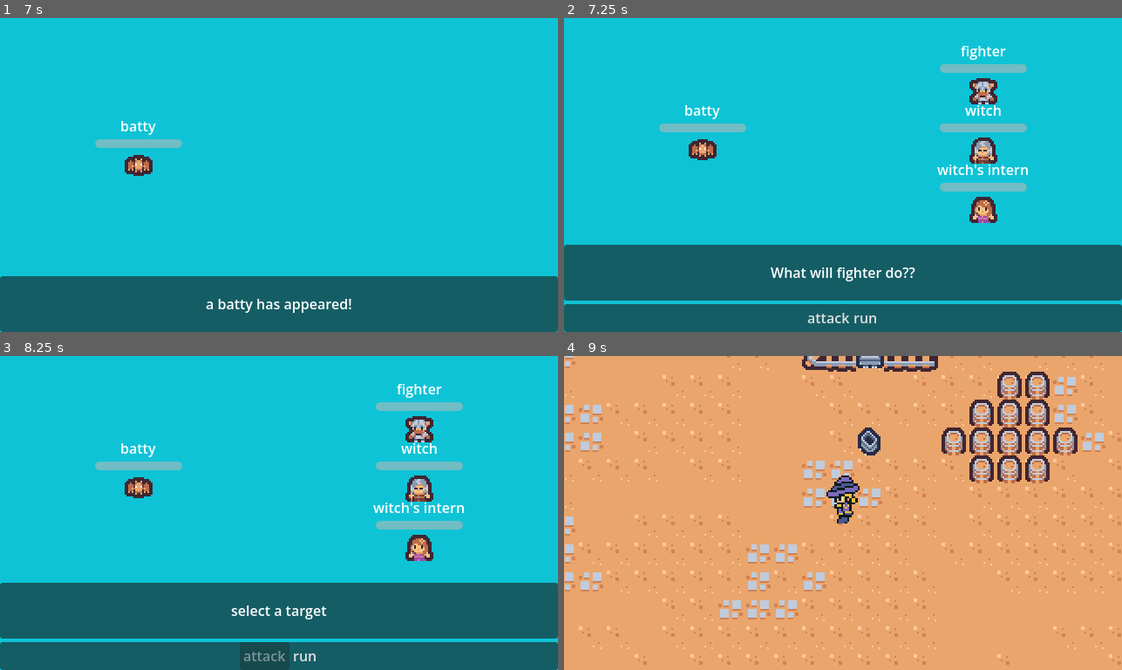
Above: before the commit, frames 1-4 (two rows, left to right).
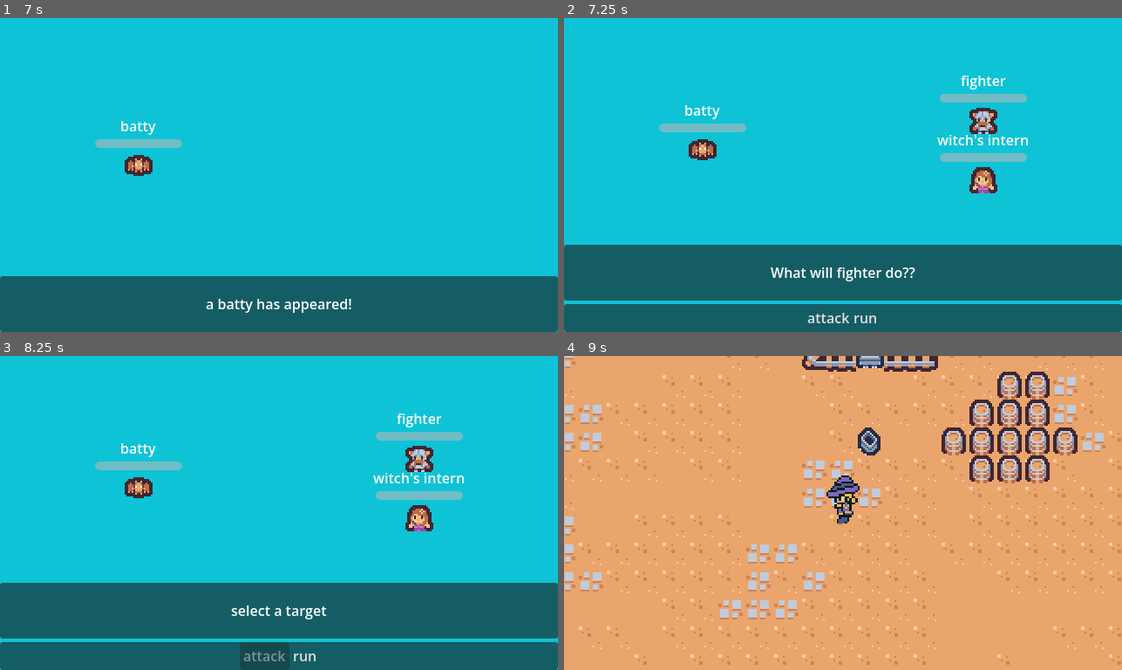
Above: after the commit, the same moments.

Repository: naturalstupidity0246/rpg-test
Game: Godot game, scene res://scenes/world.tscn
Two runs of this game, one before a commit and one after it. Both use one fixed random seed, a clock stepped at 60 frames per second and the inputs below.
Inputs (mouse positions are in pixels of both pictures, inside the frame that each line leads up to):
- Up to frame 1 (7 s): tap Enter at 0.5, 6.5 s; hold D (move_right) 0.53-1.28 s; hold S (move_down) 1.28-2.03 s; hold D (move_right) 2.03-2.78 s; hold W (move_up) 2.78-3.53 s; hold A (move_left) 3.53-5 s; click (139, 146) at 5 s; tap Space at 5.75 s; hold S (move_down) 5.78-6.53 s; hold D (move_right) from 6.53 s (still down)
- Up to frame 2 (7.25 s): keep holding D (move_right)
- Up to frame 3 (8.25 s): release D (move_right) at 7.28 s; hold W (move_up) 7.28-8 s; click "attack" at 8 s
- Up to frame 4 (9 s): click "run" at 8.75 s

Frame 1 is identical in both runs. In frame 2, 4.1% of the frame differs, in the area x 66-84%, y 8-66%; in frame 3, 4.1%; in frame 4, nothing differs.

Commit message:
we added classes

Diff:
--- a/ally/fighter.tres
+++ b/ally/fighter.tres
@@ -1,6 +1,6 @@
 [gd_resource type="Resource" script_class="partyData" format=3 uid="uid://dr8s7yvn25ywk"]
 
-[ext_resource type="Script" uid="uid://dpvh833wgt0do" path="res://scripts/party_data.gd" id="1_i587e"]
+[ext_resource type="Script" uid="uid://dpvh833wgt0do" path="res://ally/party_data.gd" id="1_i587e"]
 [ext_resource type="Texture2D" uid="uid://o37wxtu1knum" path="res://tilemap_packed.png" id="2_ww287"]
 
 [sub_resource type="AtlasTexture" id="AtlasTexture_nvywi"]
--- /dev/null
+++ b/ally/healer.gd
@@ -0,0 +1,4 @@
+extends partyData
+class_name healer
+
+@export var healing_strength: int = 5;
--- a/ally/witch.tres
+++ b/ally/witch.tres
@@ -1,16 +1,15 @@
-[gd_resource type="Resource" script_class="partyData" format=3 uid="uid://dh6ny8dkwi0yf"]
+[gd_resource type="Resource" script_class="healer" format=3 uid="uid://bynhyhp2u73p4"]
 
-[ext_resource type="Script" uid="uid://dpvh833wgt0do" path="res://scripts/party_data.gd" id="1_ipkjs"]
+[ext_resource type="Script" uid="uid://ciuufdkys6xnb" path="res://ally/healer.gd" id="1_tcjid"]
 [ext_resource type="Texture2D" uid="uid://o37wxtu1knum" path="res://tilemap_packed.png" id="2_6mmit"]
 
-[sub_resource type="AtlasTexture" id="AtlasTexture_1odlc"]
+[sub_resource type="AtlasTexture" id="AtlasTexture_k23b4"]
 atlas = ExtResource("2_6mmit")
 region = Rect2(64, 128, 16, 16)
 
 [resource]
-script = ExtResource("1_ipkjs")
+script = ExtResource("1_tcjid")
+healing_strength = 80
 name = "witch"
-texture = SubResource("AtlasTexture_1odlc")
-max_health = 100
-damage = 5
-metadata/_custom_type_script = "uid://dpvh833wgt0do"
+texture = SubResource("AtlasTexture_k23b4")
+metadata/_custom_type_script = "uid://ciuufdkys6xnb"
--- a/ally/witchsintern.tres
+++ b/ally/witchsintern.tres
@@ -1,6 +1,6 @@
 [gd_resource type="Resource" script_class="partyData" format=3 uid="uid://dkxdpxb4yamx"]
 
-[ext_resource type="Script" uid="uid://dpvh833wgt0do" path="res://scripts/party_data.gd" id="1_num4o"]
+[ext_resource type="Script" uid="uid://dpvh833wgt0do" path="res://ally/party_data.gd" id="1_num4o"]
 [ext_resource type="Texture2D" uid="uid://o37wxtu1knum" path="res://tilemap_packed.png" id="2_3li5f"]
 
 [sub_resource type="AtlasTexture" id="AtlasTexture_yl2o1"]
--- a/scenes/world.tscn
+++ b/scenes/world.tscn
@@ -7,10 +7,9 @@
 [ext_resource type="Script" uid="uid://dwtnij5ligmha" path="res://enemy/enemy_data.gd" id="3_qfnet"]
 [ext_resource type="Resource" uid="uid://dslwlqdb107tr" path="res://enemy/batty.tres" id="4_i7141"]
 [ext_resource type="Resource" uid="uid://do56ulkt4exk" path="res://enemy/wizard.tres" id="5_4mrxx"]
-[ext_resource type="Script" uid="uid://dpvh833wgt0do" path="res://scripts/party_data.gd" id="5_q5onr"]
 [ext_resource type="Resource" uid="uid://mx1fbng4kjfp" path="res://enemy/slime.tres" id="6_7r4gi"]
 [ext_resource type="Resource" uid="uid://dr8s7yvn25ywk" path="res://ally/fighter.tres" id="6_jhx03"]
-[ext_resource type="Resource" uid="uid://dh6ny8dkwi0yf" path="res://ally/witch.tres" id="7_o8fc1"]
+[ext_resource type="Resource" uid="uid://bynhyhp2u73p4" path="res://ally/witch.tres" id="7_o8fc1"]
 [ext_resource type="Resource" uid="uid://dkxdpxb4yamx" path="res://ally/witchsintern.tres" id="8_xo05s"]
 
 [sub_resource type="CompressedTexture2D" id="CompressedTexture2D_rwgxs"]
@@ -465,7 +464,7 @@
 [node name="player" parent="." unique_id=354962168 node_paths=PackedStringArray("ground") instance=ExtResource("2_rwgxs")]
 y_sort_enabled = true
 position = Vector2(240, 165)
-party_members = Array[ExtResource("5_q5onr")]([ExtResource("6_jhx03"), ExtResource("7_o8fc1"), ExtResource("8_xo05s")])
+party_members = Array[Resource]([ExtResource("6_jhx03"), ExtResource("7_o8fc1"), ExtResource("8_xo05s")])
 ground = NodePath("../ground")
 monsters = Array[ExtResource("3_qfnet")]([ExtResource("4_i7141"), ExtResource("5_4mrxx"), ExtResource("6_7r4gi")])
 
--- a/scripts/player.gd
+++ b/scripts/player.gd
@@ -6,7 +6,7 @@
 var can_move = true;
 
 #-------------------------------------PARTY MEMBERS
-@export var party_members: Array[partyData]
+@export var party_members: Array[Resource]
 var party_status: Array = []
 
 
Not shown, added: ally/healer.gd.uid
Renamed: scripts/party_data.gd -> ally/party_data.gd
Renamed: scripts/party_data.gd.uid -> ally/party_data.gd.uid
